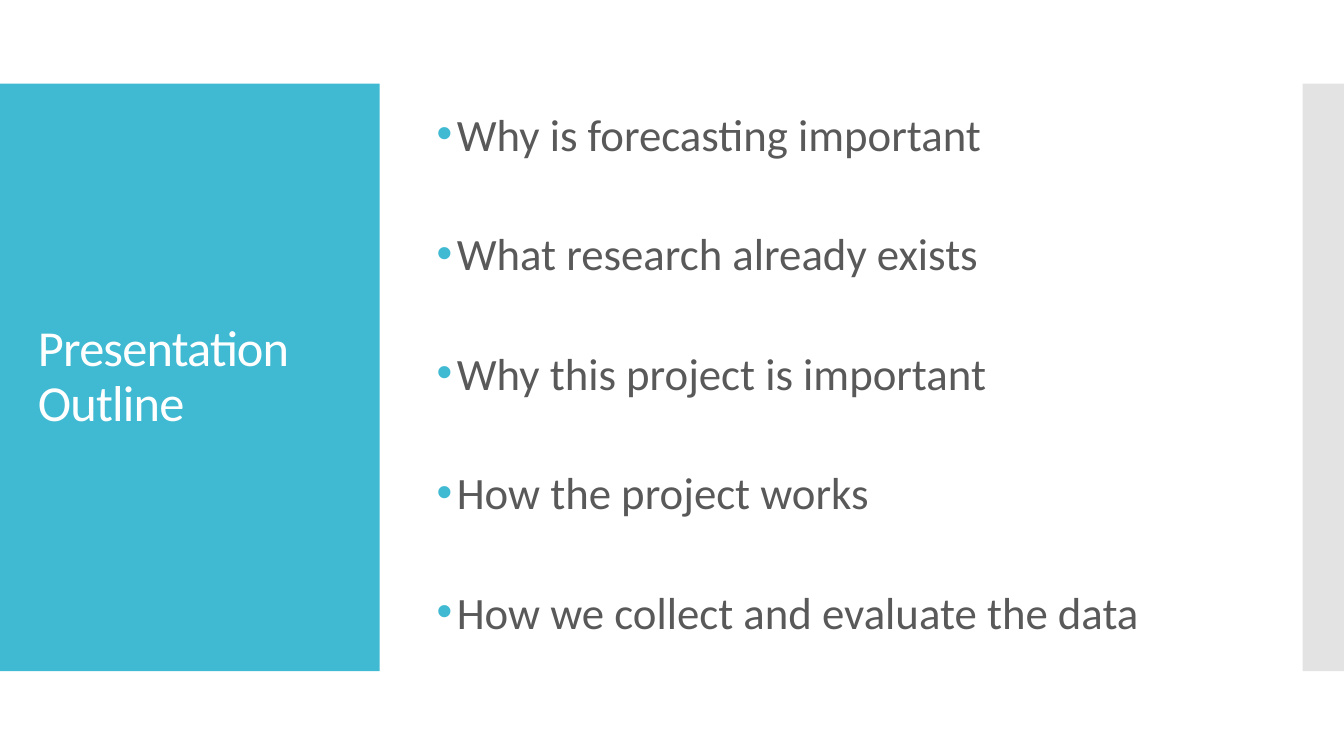
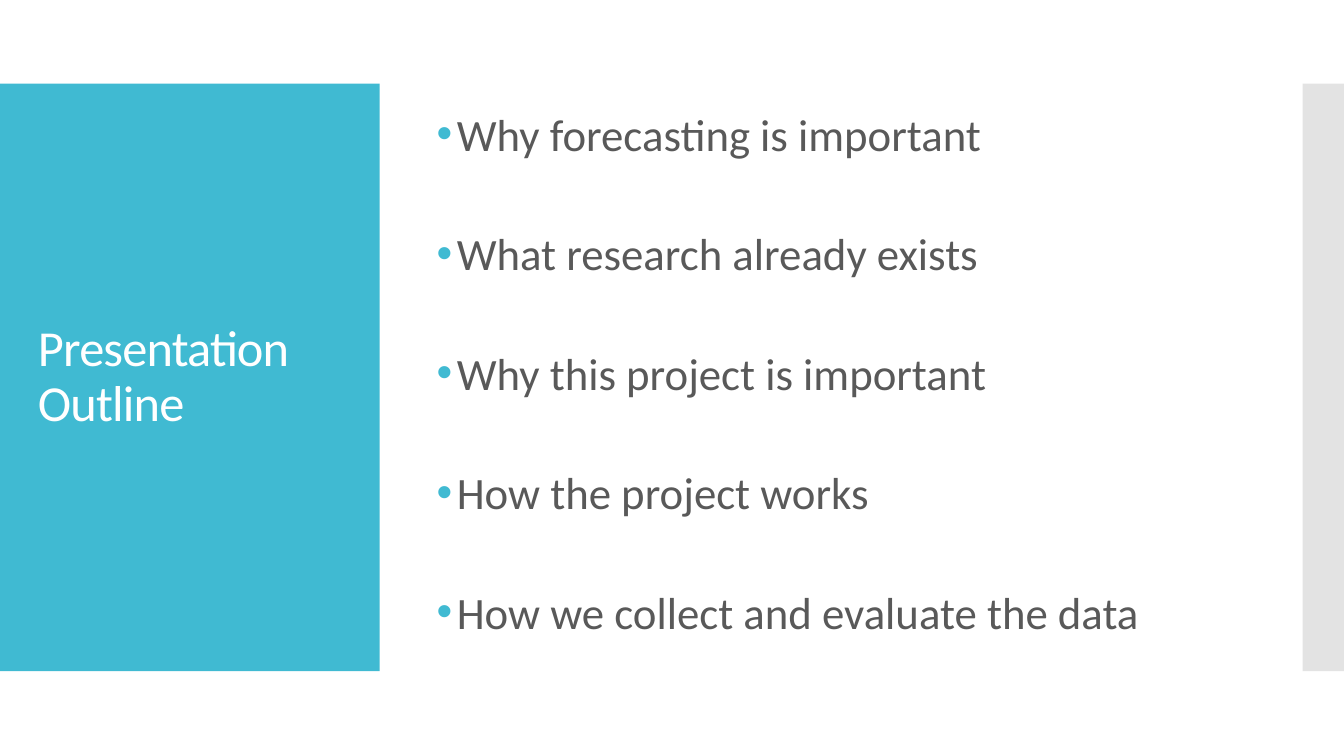
Before and after one commit to antoniouaa/msc_thesis, a slide deck: slide 2 of presentation.pptx. Drawn at 1344x756 pixels with LibreOffice and Linux fonts; fonts in the diff are those of the drawing. Boxes give left, top, right and bottom in pixels: in the first picture for what was removed or moved away, otherwise in the second. Text is boxed around its words. In the diff, an @@ line names an element or a change of style, - is before the commit and + after.

```diff
--- a/presentation.pptx
+++ b/presentation.pptx
@@ text at (457, 120, 981, 159): text changed @@
-• Why is forecasting important
+• Why forecasting is important
```
Also in this commit, not shown: 2 other slides changed, 1 other file.
